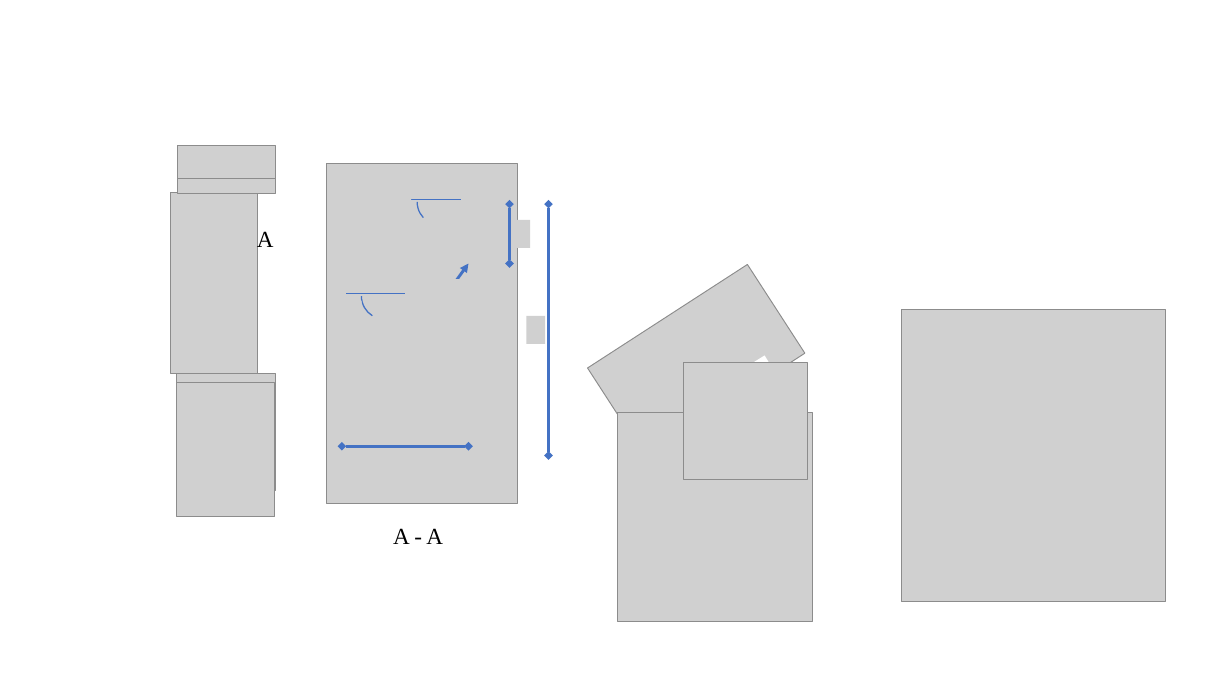
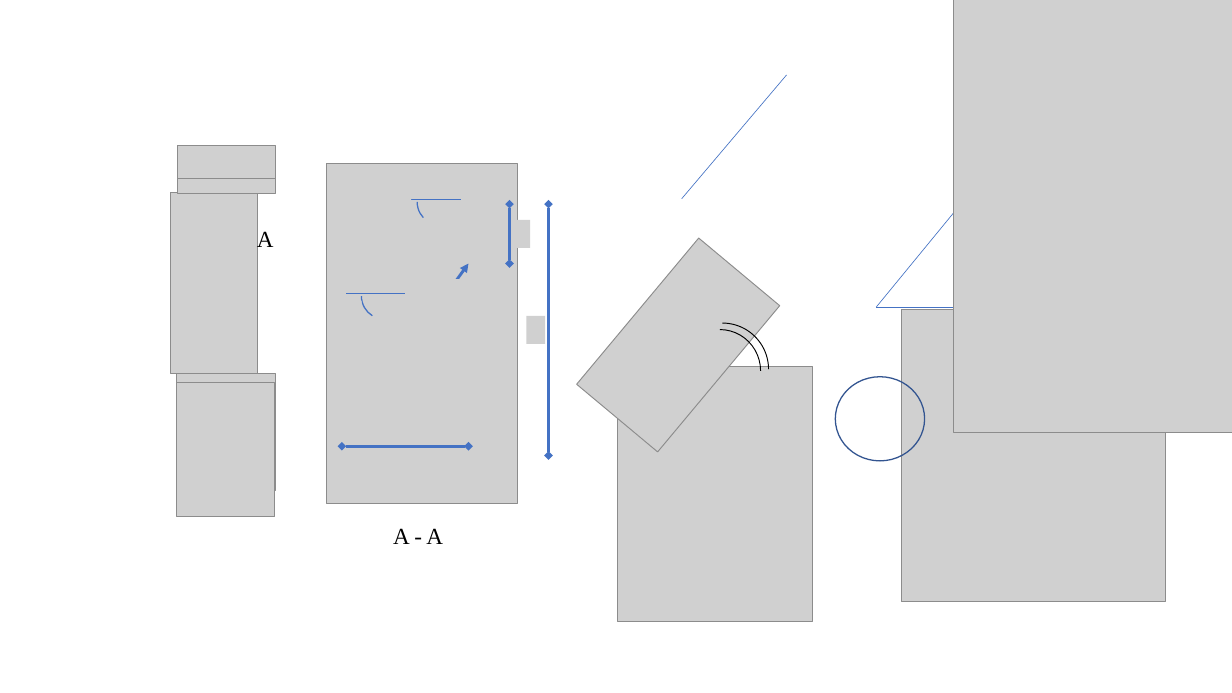
Before and after one commit to arushriswarup/Grad-School_OCT2017, a slide deck: slide 3 of submitted papers/ICRA/Sept-2017/Figures_ICRA_2017_v03.pptx. Drawn at 1232x693 pixels with LibreOffice and Linux fonts; fonts in the diff are those of the drawing; grey boxes stand for pictures. Boxes give left, top, right and bottom in pixels: in the first picture for what was removed or moved away, otherwise in the second. Text is boxed around its words. In the diff, an @@ line names an element or a change of style, - is before the commit and + after.

```diff
--- a/submitted papers/ICRA/Sept-2017/Figures_ICRA_2017_v03.pptx
+++ b/submitted papers/ICRA/Sept-2017/Figures_ICRA_2017_v03.pptx
@@ picture added at bbox=[954, 0, 1232, 433] @@
@@ line added from (682, 199) to (787, 75), #4472C4 0.5 pt @@
@@ line added from (876, 307) to (969, 196), #4472C4 0.5 pt @@
@@ picture at bbox=[577, 238, 780, 452]: rotation 327 to 309 degrees @@
@@ ellipse added at bbox=[606, 323, 695, 411], fill #FFFFFF @@
@@ arc (boxed as its full ellipse) added at bbox=[677, 323, 769, 416], outline #000000 0.75 pt @@
@@ line added from (876, 307) to (1031, 307), #4472C4 0.5 pt @@
@@ arc (boxed as its full ellipse) added at bbox=[679, 330, 761, 413], outline #000000 0.75 pt @@
@@ rectangle removed at bbox=[719, 356, 787, 421] @@
@@ picture: place and size @@
-picture at bbox=[618, 413, 813, 622]
+picture at bbox=[618, 366, 813, 621]
@@ picture removed at bbox=[684, 363, 808, 480] @@
@@ ellipse added at bbox=[836, 377, 925, 461], outline #325491 1 pt @@
```
Also in this commit, not shown: 5 other files.
